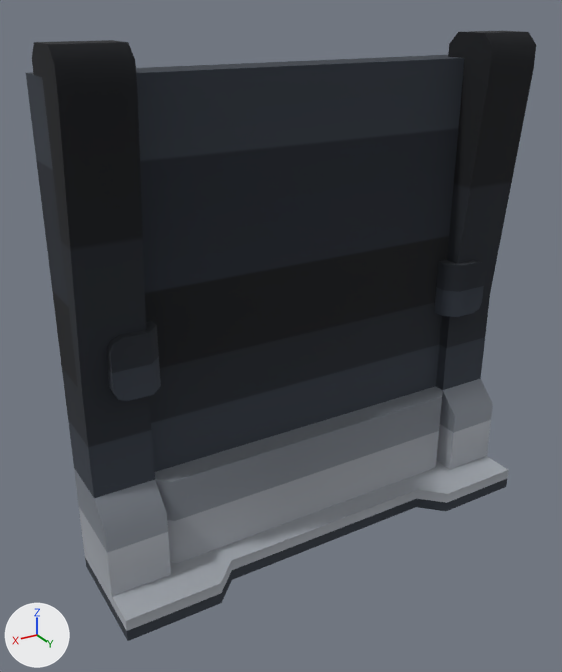
Before and after pictures for a commit that changed the glTF model web/public/assets/3d/models/wall_panel.glb.
Rendered twice from a camera (50 mm lens) standing at (3.34, 5.5, 4.48) and looking at (0.29, 0.42, 1.94). Lighting does not change. The marker at lower left points along +X, +Y and +Z. The first picture is the older version.

The first picture shows 'template-wall'.
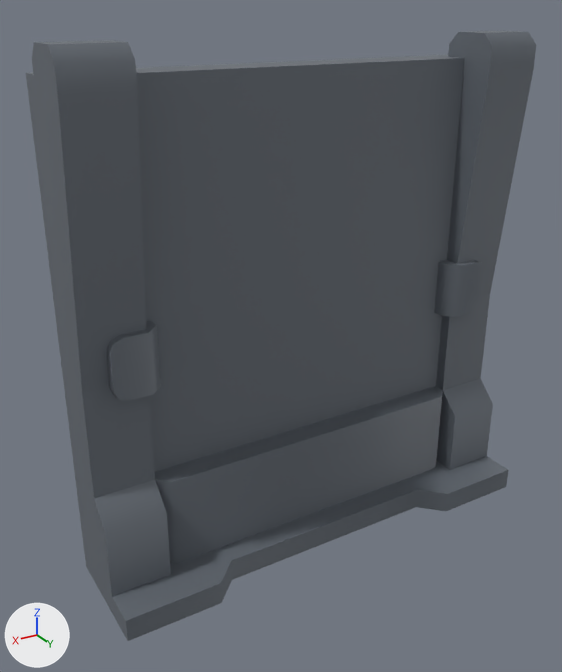
Boxes (x1, y1, x2, y2) around the edits, measured in the pictures (562 x 672 px):
```json
{"object": "template-wall", "change": "surface changed", "before": [26, 31, 536, 641], "after": [26, 31, 536, 641], "on screen": "black to grey"}
```

Edits to the scene script, one JSON object a line:
```json
{"block": "mat_colormap", "where": "n0 = _N.new('ShaderNodeBsdfPrincipled'); n0.name = 'Principled BSDF'"}
{"op": "add", "block": "mat_colormap", "code": "n0.inputs[0].default_value = (0.145, 0.165, 0.192, 1.0)  # 'Base Color', grey #6a7179"}
{"op": "add", "block": "mat_colormap", "code": "n0.inputs[1].default_value = 0.18  # 'Metallic'"}
{"op": "set", "path": "n0.inputs[2].default_value", "old": "1.0", "new": "0.58", "note": "'Roughness'"}
{"op": "remove", "block": "mat_colormap", "code": "n2 = _N.new('ShaderNodeTexImage'); n2.name = 'Image Texture'"}
{"op": "remove", "block": "mat_colormap", "code": "n2.image = img_colormap"}
{"op": "remove", "block": "mat_colormap", "code": "n3 = _N.new('ShaderNodeMapping'); n3.name = 'Mapping'"}
{"op": "remove", "block": "mat_colormap", "code": "n4 = _N.new('ShaderNodeUVMap'); n4.name = 'UV Map'"}
{"op": "remove", "block": "mat_colormap", "code": "n4.uv_map = 'UVMap'"}
{"op": "remove", "block": "mat_colormap", "code": "_L.new(n2.outputs[0], n0.inputs[0])  # 'Color' to 'Base Color'"}
{"op": "remove", "block": "mat_colormap", "code": "_L.new(n3.outputs[0], n2.inputs[0])  # 'Vector' to 'Vector'"}
{"op": "remove", "block": "mat_colormap", "code": "_L.new(n4.outputs[0], n3.inputs[0])  # 'UV' to 'Vector'"}
```
